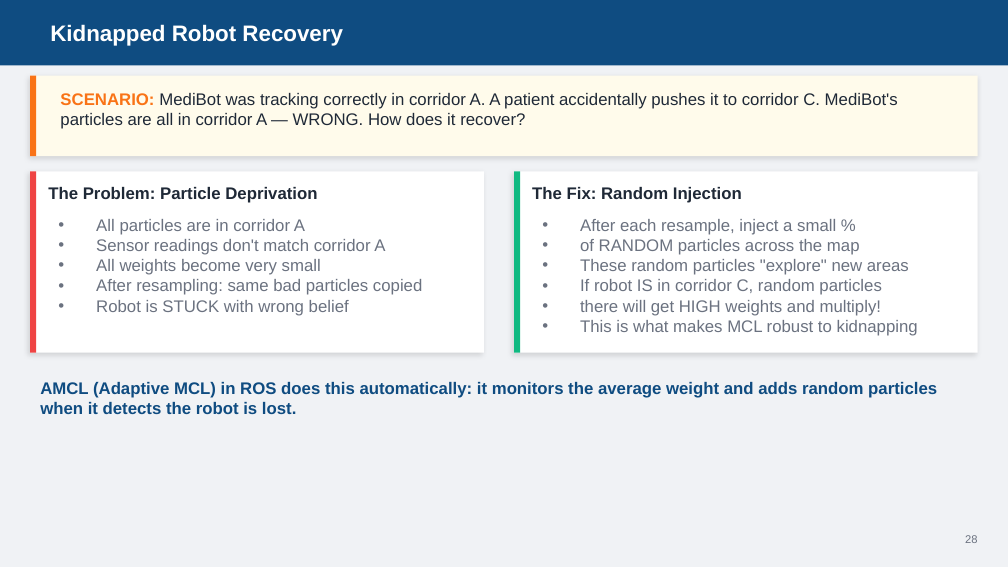
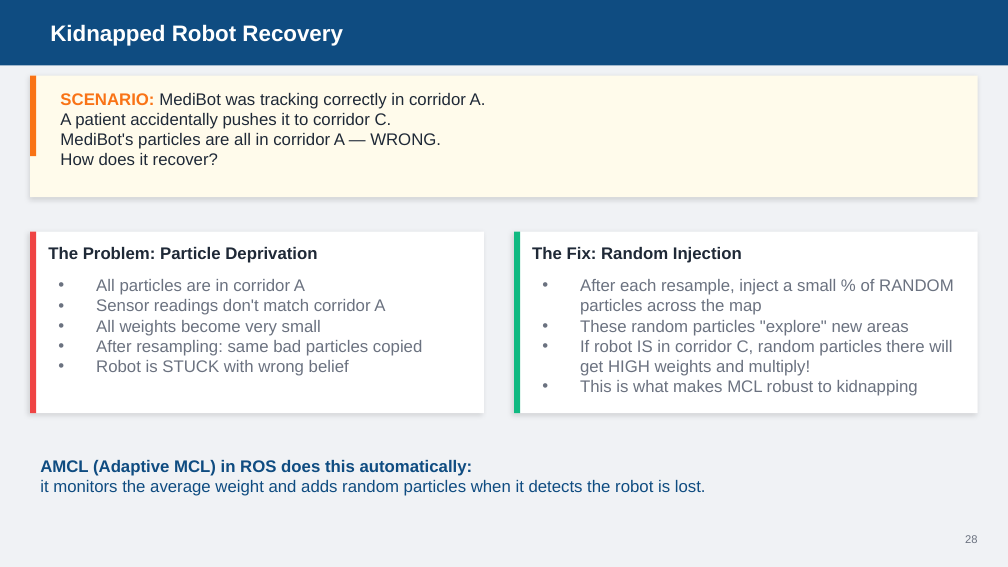
Before and after one commit to AbbadiAhmad/mobile_robots_course, a slide deck: slide 29 of Slides/Mod06/MOD006-Localization.pptx. Drawn at 1008x567 pixels with LibreOffice and Linux fonts; fonts in the diff are those of the drawing. Boxes give left, top, right and bottom in pixels: in the first picture for what was removed or moved away, otherwise in the second. Text is boxed around its words. In the diff, an @@ line names an element or a change of style, - is before the commit and + after.

```diff
--- a/Slides/Mod06/MOD006-Localization.pptx
+++ b/Slides/Mod06/MOD006-Localization.pptx
@@ rectangle: place and size @@
-rectangle at [30, 76, 978, 156]
+rectangle at [30, 76, 978, 198]
@@ text at [60, 93, 486, 165]: text changed @@
-SCENARIO: MediBot was tracking correctly in corridor A. A patient accidentally pushes it to corridor C. MediBot's particles are all in corridor A — WRONG. How does it recover?
+SCENARIO: MediBot was tracking correctly in corridor A.
+A patient accidentally pushes it to corridor C.
+MediBot's particles are all in corridor A — WRONG.
+How does it recover?
@@ 4 texts, 4 rectangles: place and size @@
-4 texts, 4 rectangles at [30, 171, 978, 353]
+4 texts, 4 rectangles at [30, 232, 978, 413]
@@ text at [580, 279, 954, 315]: text changed @@
-• After each resample, inject a small %
-• of RANDOM particles across the map
+• After each resample, inject a small % of RANDOM particles across the map
@@ text at [580, 340, 952, 376]: text changed @@
-• If robot IS in corridor C, random particles
-• there will get HIGH weights and multiply!
+• If robot IS in corridor C, random particles there will get HIGH weights and multiply!
@@ text at [40, 460, 706, 496]: text changed; bold off @@
-AMCL (Adaptive MCL) in ROS does this automatically: it monitors the average weight and adds random particles when it detects the robot is lost.
+AMCL (Adaptive MCL) in ROS does this automatically:
+it monitors the average weight and adds random particles when it detects the robot is lost.
```
Also in this commit, not shown: 16 other slides changed, 1 slide added, 1 slide removed, 3 other files.
